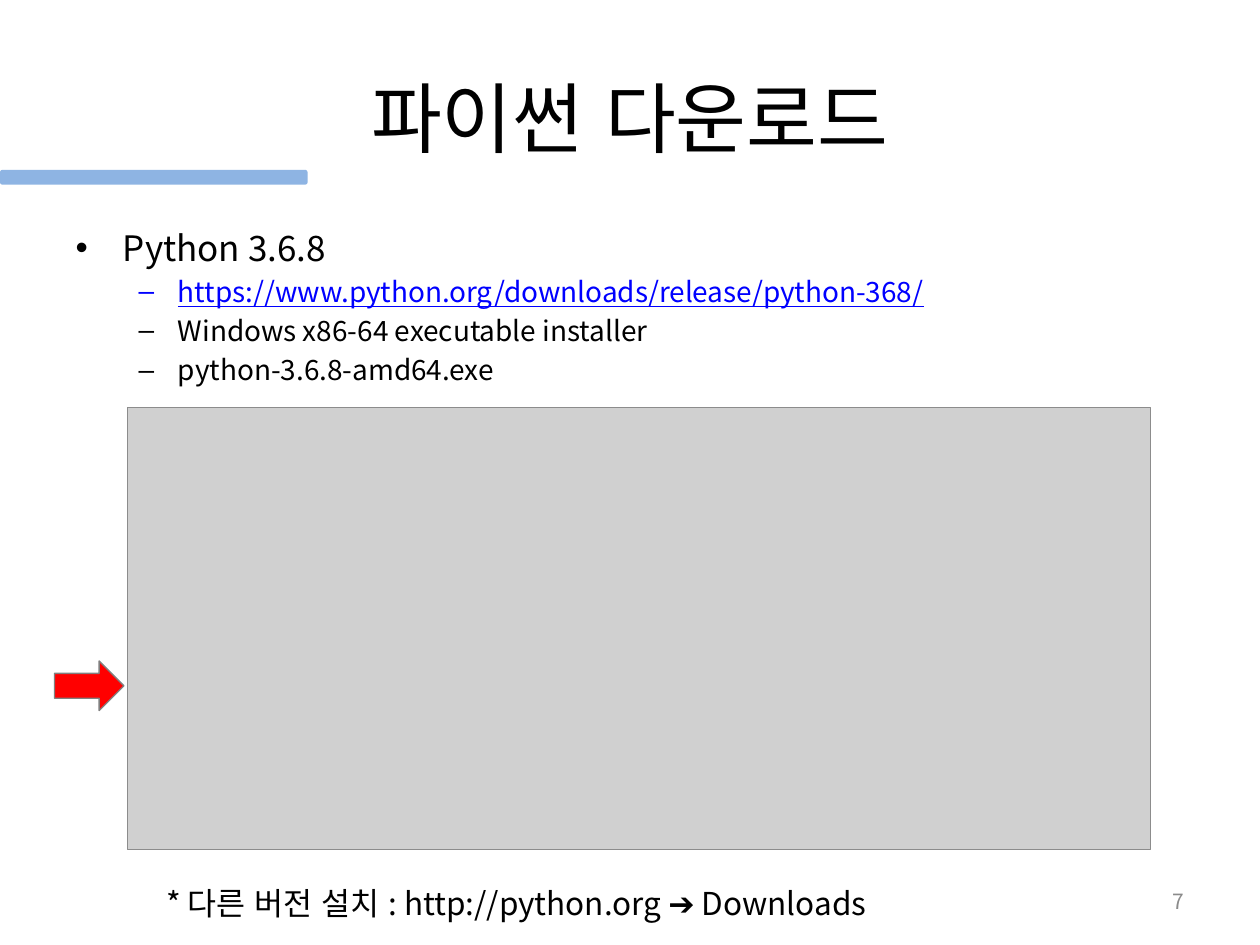
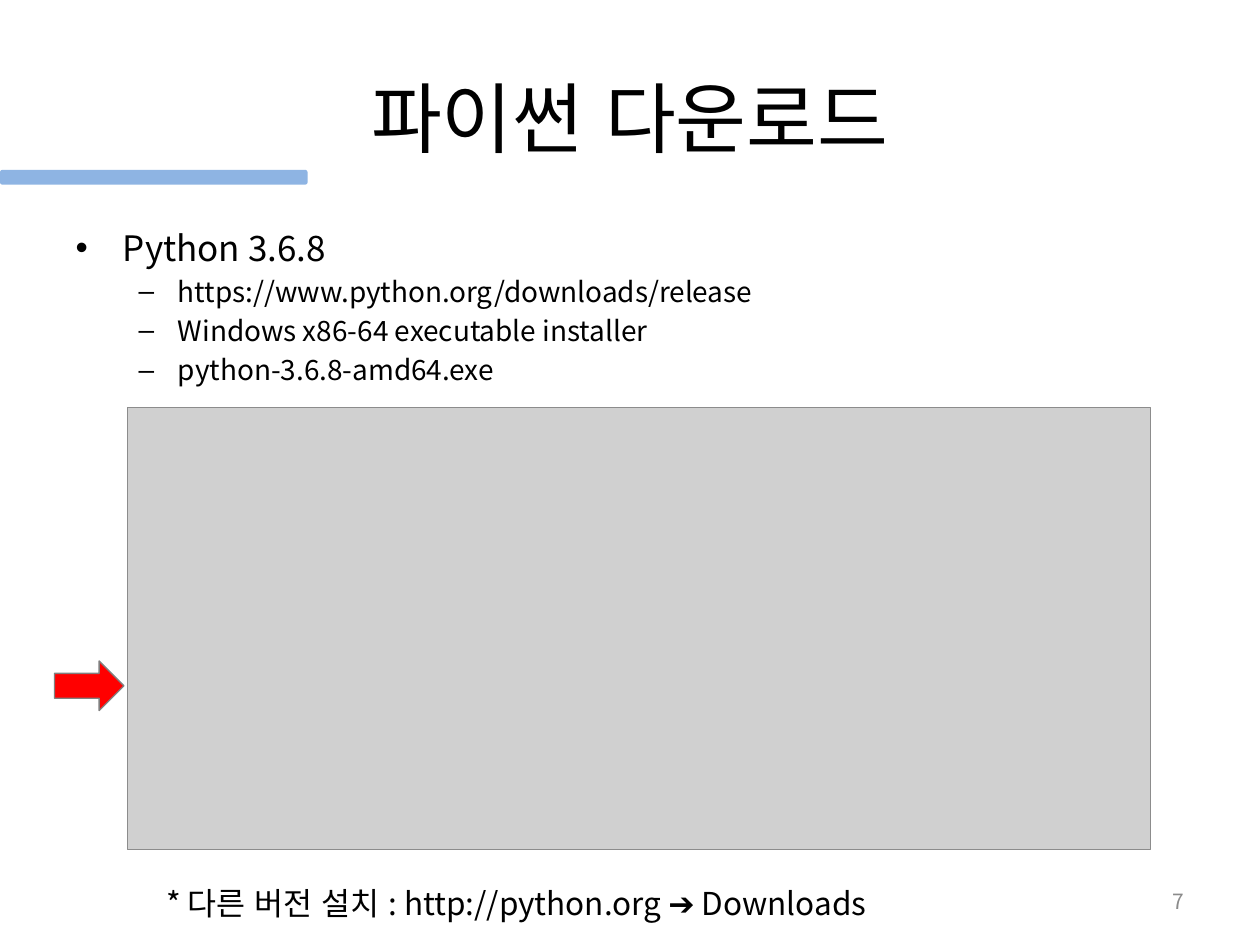
Before and after one commit to gubosd/lecture18, a slide deck: slide 7 of (2021.06.21) 1_파이썬 기초.pptx. Drawn at 1260x945 pixels with LibreOffice and Linux fonts; fonts in the diff are those of the drawing; grey boxes stand for pictures. Boxes give left, top, right and bottom in pixels: in the first picture for what was removed or moved away, otherwise in the second. Text is boxed around its words. In the diff, an @@ line names an element or a change of style, - is before the commit and + after.

```diff
--- a/(2021.06.21) 1_파이썬 기초.pptx
+++ b/(2021.06.21) 1_파이썬 기초.pptx
@@ text at (178, 279, 752, 309): text changed; text colour #0000FF to #000000 @@
-  – https://www.python.org/downloads/release/python-368/
+  – https://www.python.org/downloads/release
```
Also in this commit, not shown: 4 other slides changed.
